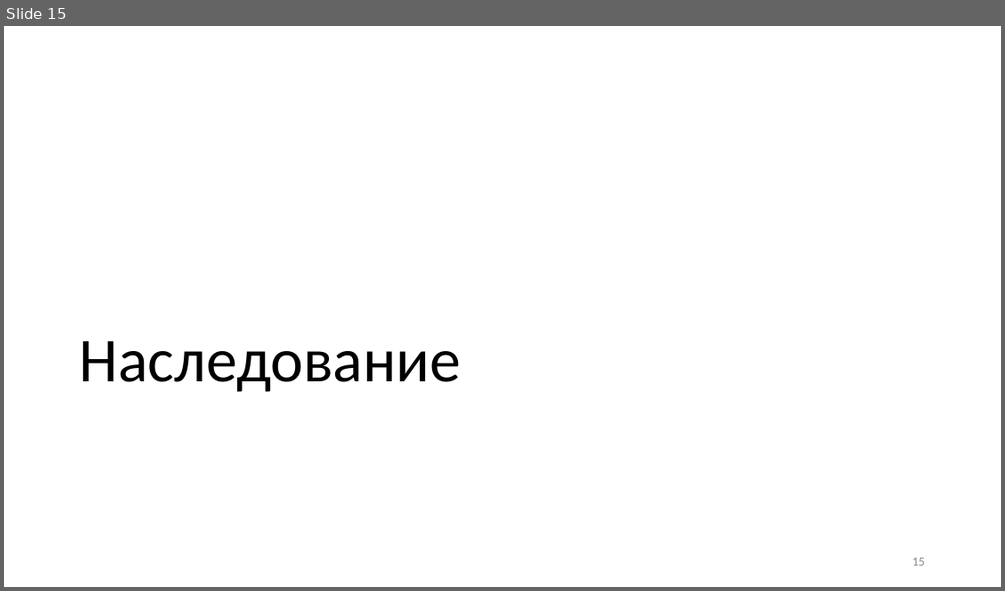
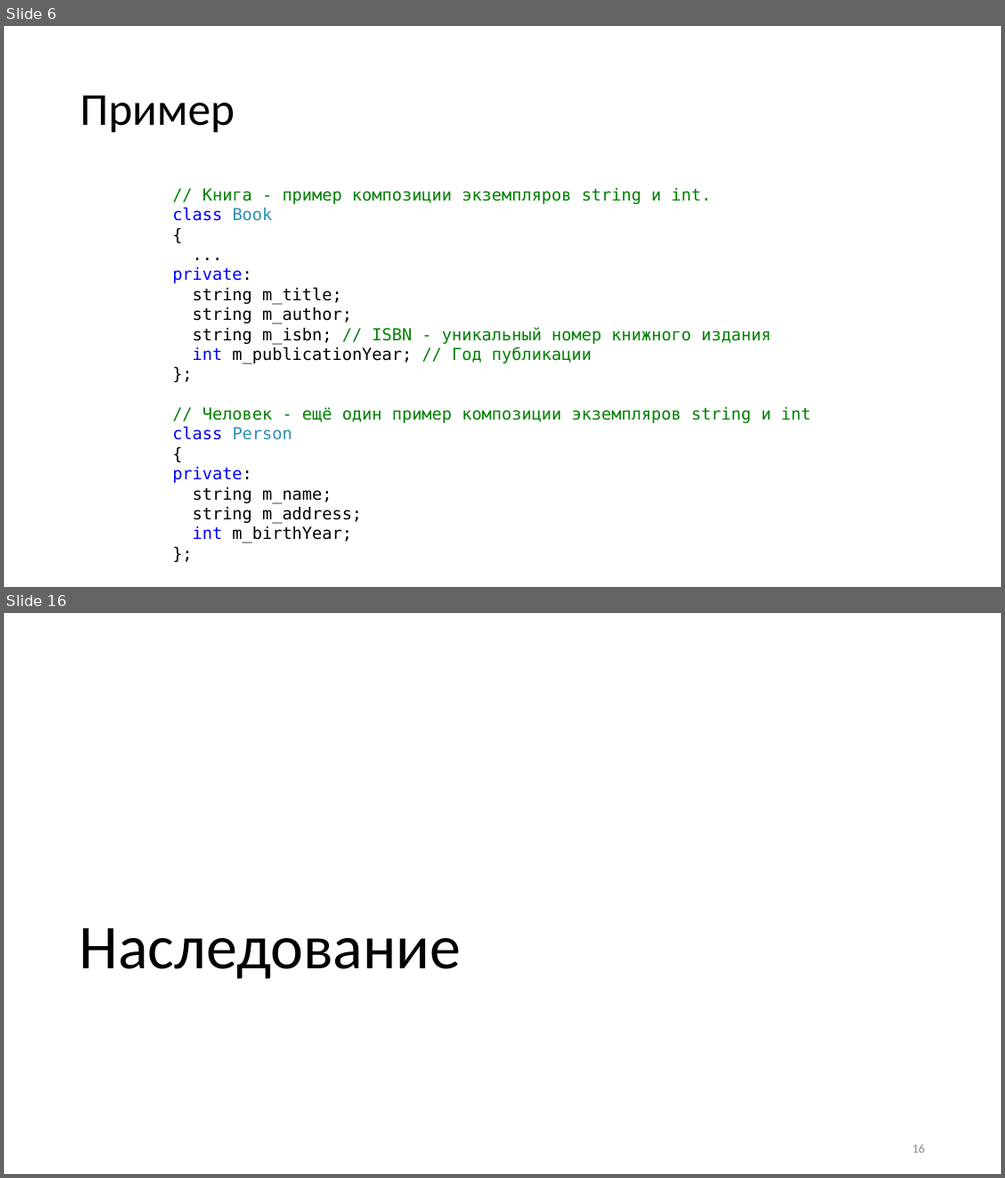
Before and after one commit to alexey-malov/ood, a slide deck: lectures/00.relations/Отношения между классами.pptx. Shown one above the other, each under a label of ours: slide 15 before the commit, slides 6 and 16 after it; the slides between them are not shown. The pictures are 1005x591 and 1005x1178 pixels, drawn with LibreOffice and Linux fonts; fonts in the diff are those of the drawing. Boxes give left, top, right and bottom in pixels: in the first picture for what was removed or moved away, otherwise in the second. Text is boxed around its words. In the diff, an @@ line names an element or a change of style, - is before the commit and + after.

```diff
--- a/lectures/00.relations/Отношения между классами.pptx
+++ b/lectures/00.relations/Отношения между классами.pptx
@@ slide 6 added at <box>4,26,1001,587</box>, background #FFFFFF @@
@@ title added at <box>80,95,235,133</box>, 44 pt, text #000000 @@
+Пример
@@ text added at <box>172,187,811,543</box>, 16 pt, text #008000 @@
+// Книга - пример композиции экземпляров string и int.
+class Book
+{
+...
+private:
+string m_title;
+string m_author;
+string m_isbn; // ISBN - уникальный номер книжного издания
+int m_publicationYear; // Год публикации
+};
+// Человек - ещё один пример композиции экземпляров string и int
+class Person
+{
+private:
+string m_name;
+string m_address;
+int m_birthYear;
+};
@@ what was slide 15 is now slide 16 @@
```
Also in this commit, not shown: 11 slides changed, 3 other slides added, 4 slides removed, 1 other file.
